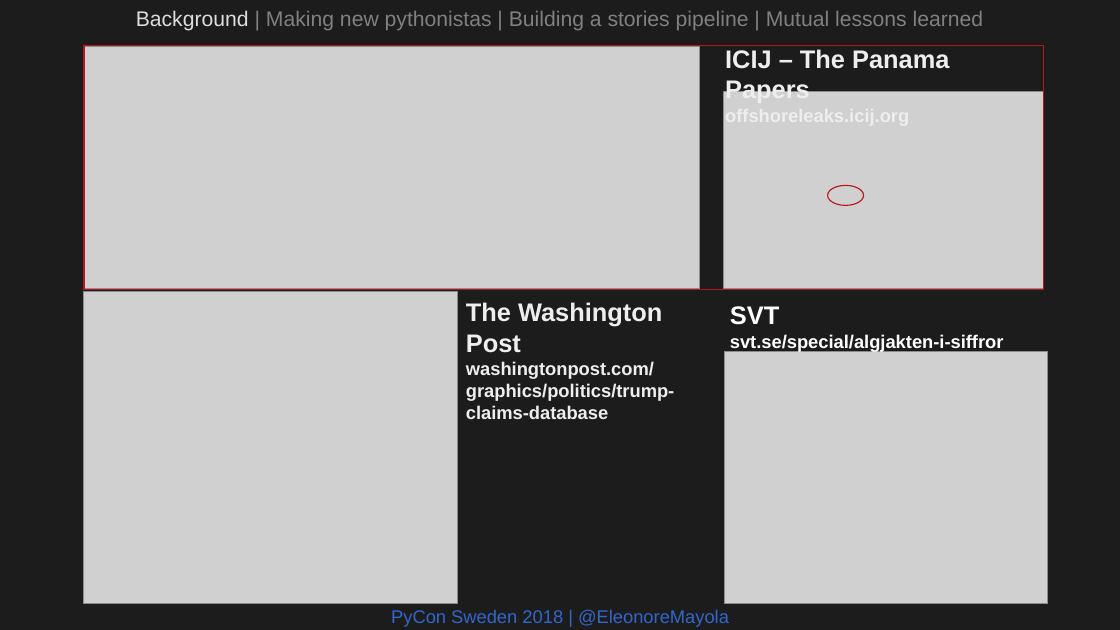
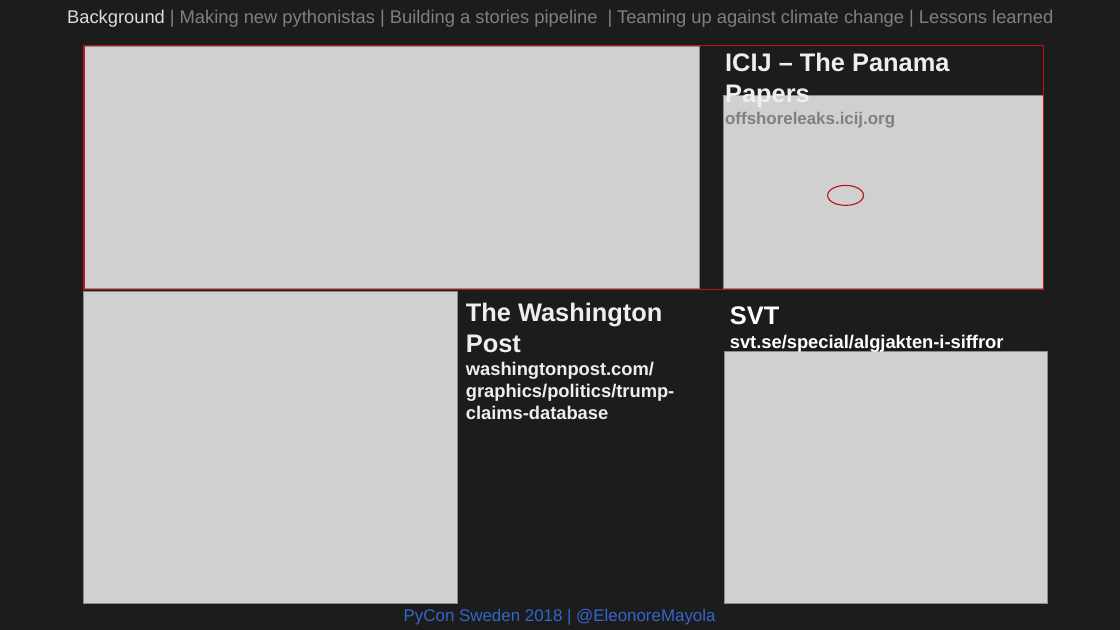
Before and after one commit to Eleonore9/-pyconse18, a slide deck: slide 5 of pyconse2018.odp. Drawn at 1120x630 pixels with LibreOffice and Linux fonts; fonts in the diff are those of the drawing; grey boxes stand for pictures. Boxes give left, top, right and bottom in pixels: in the first picture for what was removed or moved away, otherwise in the second. Text is boxed around its words. In the diff, an @@ line names an element or a change of style, - is before the commit and + after.

```diff
--- a/pyconse2018.odp
+++ b/pyconse2018.odp
@@ text at box(67, 9, 1053, 27): text changed; size 15 to 13 pt @@
-Background | Making new pythonistas | Building a stories pipeline | Mutual lessons learned
+Background | Making new pythonistas | Building a stories pipeline | Teaming up against climate change | Lessons learned
@@ picture: place and size @@
-picture at box(725, 91, 1045, 290)
+picture at box(725, 96, 1045, 289)
@@ text at box(725, 112, 895, 128): size 13 to 12 pt, text colour #EEEEEE to #808080 in "offshoreleaks.icij.org" @@
@@ text "PyCon Sweden 2018 | @EleonoreMayola" at box(404, 608, 715, 625): size 13 to 12 pt @@
```
Also in this commit, not shown: 26 other slides changed, 1 other file.
